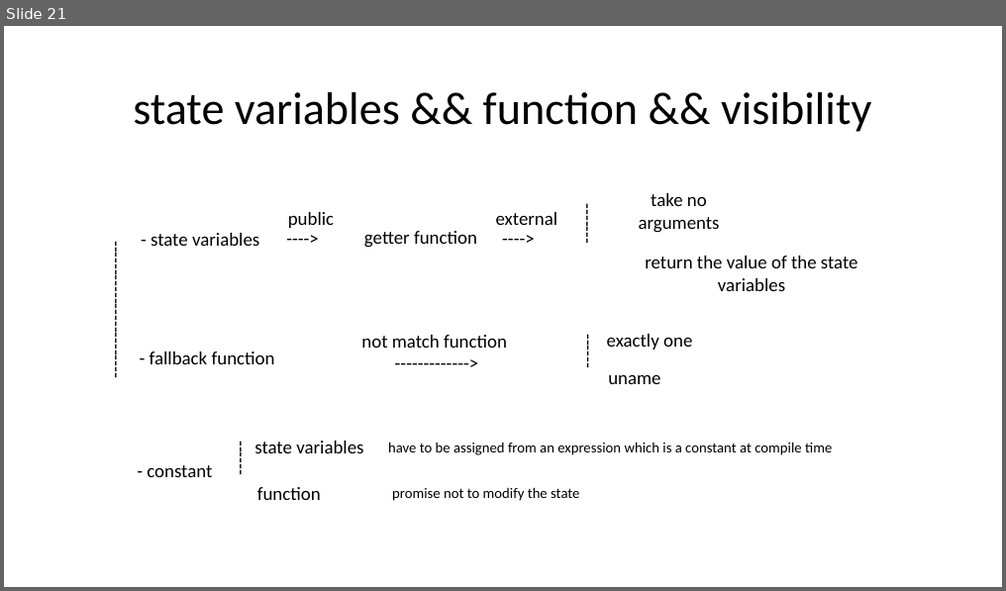
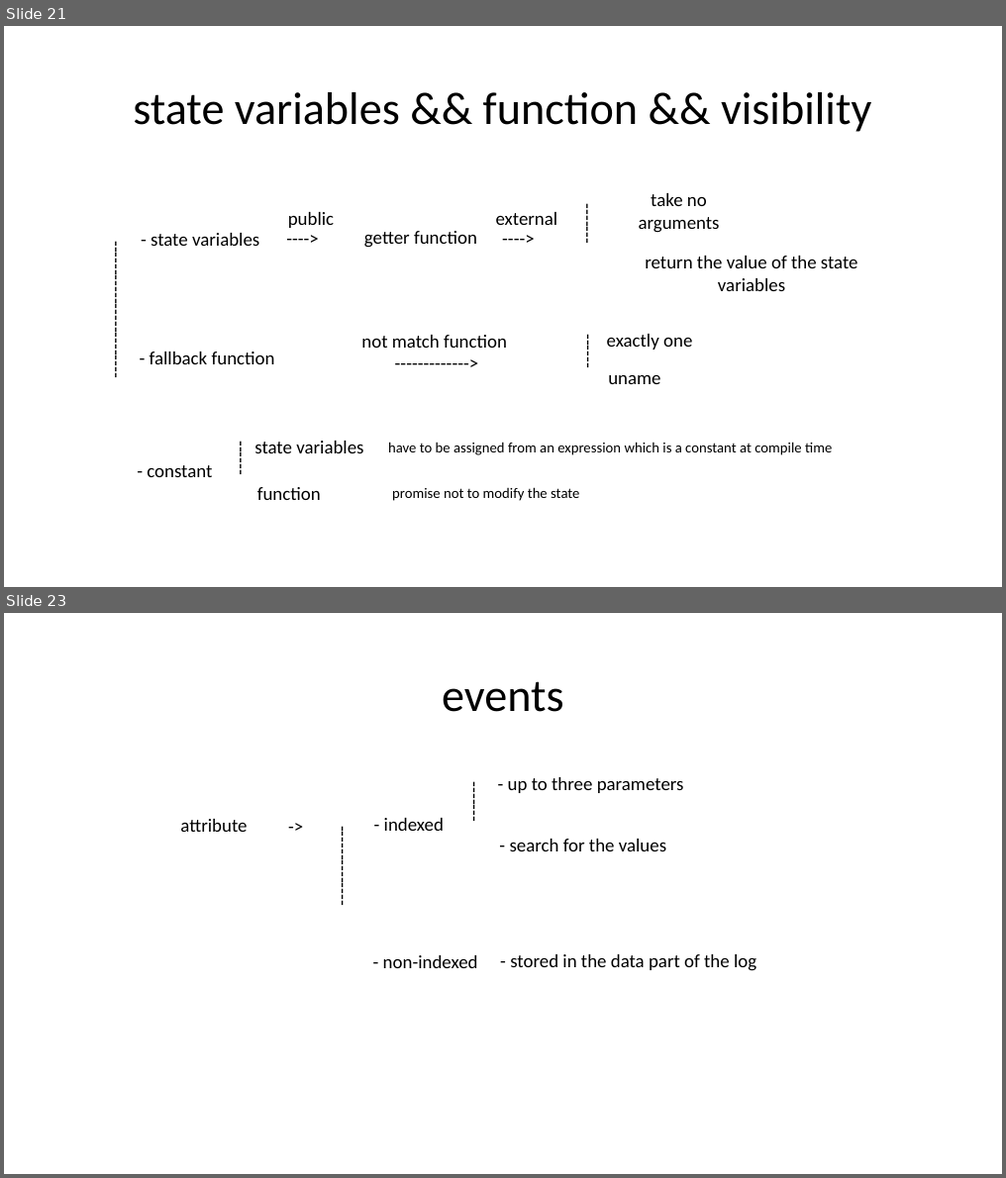
Before and after one commit to kaikai1024/ethereum-me, a slide deck: contract_me.pptx. Shown one above the other, each under a label of ours: slide 21 before the commit, slides 21 and 23 after it; the slides between them are not shown. The pictures are 1006x591 and 1006x1178 pixels, drawn with LibreOffice and Linux fonts; fonts in the diff are those of the drawing. Boxes give left, top, right and bottom in pixels: in the first picture for what was removed or moved away, otherwise in the second. Text is boxed around its words. In the diff, an @@ line names an element or a change of style, - is before the commit and + after.

```diff
--- a/contract_me.pptx
+++ b/contract_me.pptx
@@ slide 23 added at box(4, 613, 1002, 1174), background #FFFFFF @@
@@ title added at box(442, 681, 564, 712), 44 pt, text #000000 @@
+events
@@ text added at box(453, 774, 491, 861), 18 pt, text #000000 @@
+-------
@@ text added at box(508, 777, 684, 793), 18 pt, text #000000 @@
+- up to three parameters
@@ text added at box(180, 819, 247, 832), 18 pt, text #000000 @@
+attribute
@@ text added at box(281, 811, 331, 841), 18 pt, text #000000 @@
+->
@@ text added at box(322, 819, 359, 974), 18 pt, text #000000 @@
+--------------
@@ text added at box(384, 818, 444, 831), 18 pt, text #000000 @@
+- indexed
@@ text added at box(510, 839, 666, 852), 18 pt, text #000000 @@
+- search for the values
@@ text added at box(383, 956, 478, 968), 18 pt, text #000000 @@
+- non-indexed
@@ text added at box(510, 955, 756, 971), 18 pt, text #000000 @@
+- stored in the data part of the log
```
Also in this commit, not shown: 5 slides changed, 8 other slides added, 2 slides removed, 1 other file.
